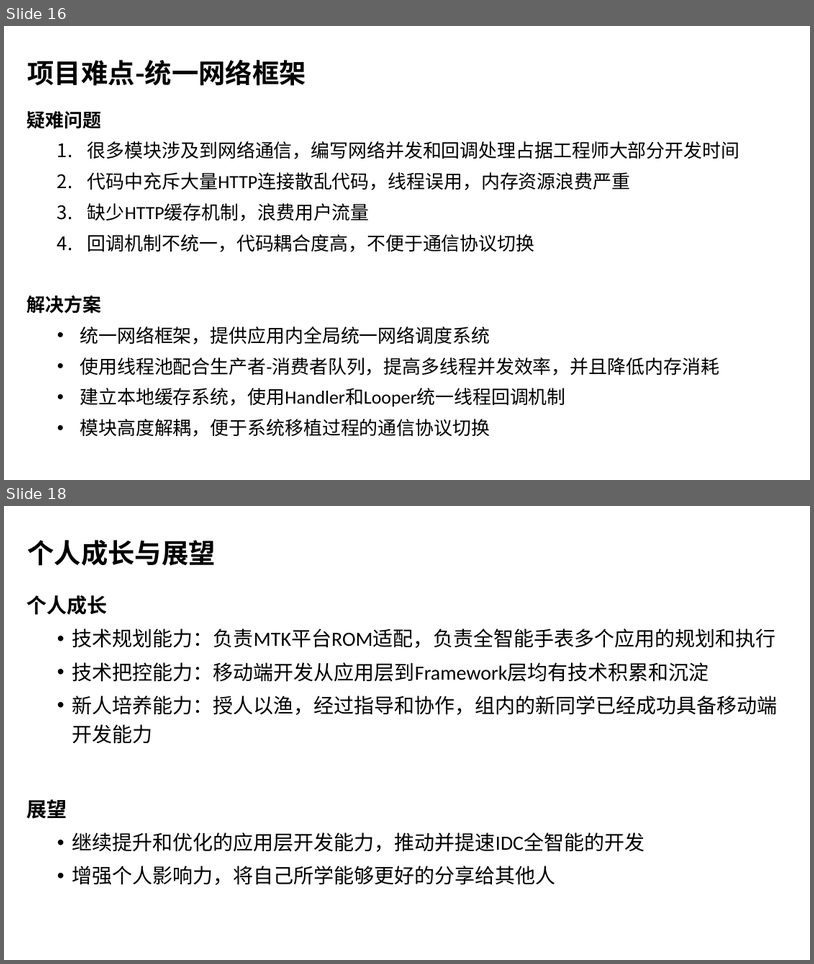
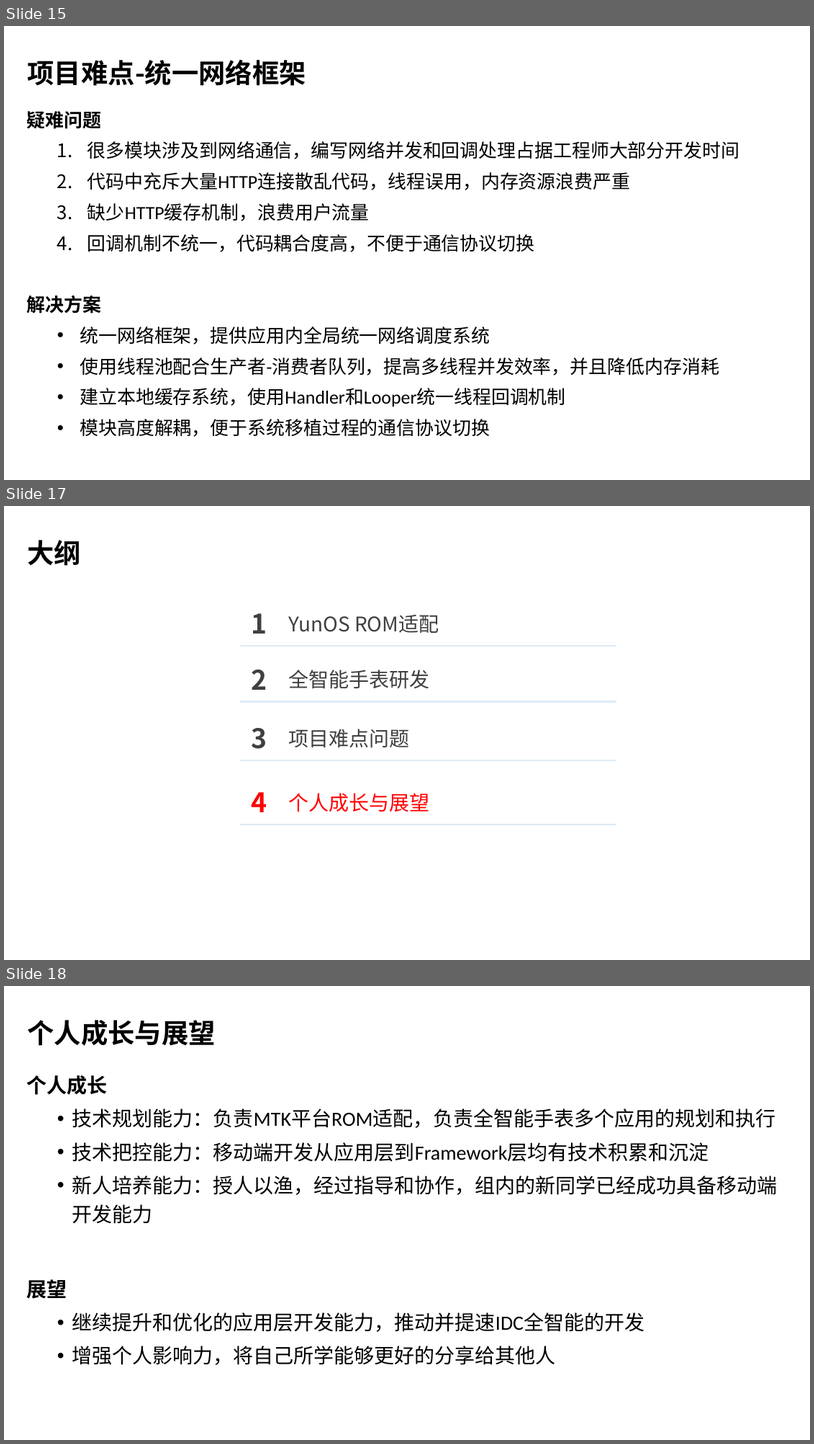
Before and after one commit to wangzhengyi/WangZhengyi, a slide deck: promote/2016阿里晋升述职.pptx. Shown one above the other, each under a label of ours: slides 16 and 18 before the commit, slides 15, 17 and 18 after it; the slides between them are not shown. The pictures are 814x964 and 814x1444 pixels, drawn with LibreOffice and Linux fonts; fonts in the diff are those of the drawing; background and template pictures are left out. Boxes give left, top, right and bottom in pixels: in the first picture for what was removed or moved away, otherwise in the second. Text is boxed around its words. In the diff, an @@ line names an element or a change of style, - is before the commit and + after.

```diff
--- a/promote/2016阿里晋升述职.pptx
+++ b/promote/2016阿里晋升述职.pptx
@@ slide 17 added at [4,506,810,960], background #FFFFFF @@
@@ title added at [28,540,82,566], 32 pt, text #000000, bold @@
+大纲
@@ text added at [251,613,267,633], 32 pt, text #404040, bold @@
+1
@@ text added at [289,614,439,633], 24 pt, text #404040 @@
+YunOS ROM适配
@@ line added from (241, 646) to (617, 646), #DEEBF7 2.25 pt @@
@@ text added at [251,669,267,690], 32 pt, text #404040, bold @@
+2
@@ text added at [289,669,430,689], 24 pt, text #404040 @@
+全智能手表研发
@@ line added from (241, 701) to (617, 701), #DEEBF7 2.25 pt @@
@@ text added at [251,728,267,749], 32 pt, text #404040, bold @@
+3
@@ text added at [289,728,410,748], 24 pt, text #404040 @@
+项目难点问题
@@ line added from (241, 760) to (617, 760), #DEEBF7 2.25 pt @@
@@ text added at [251,792,267,812], 32 pt, text #FF0000, bold @@
+4
@@ text added at [289,793,430,812], 24 pt, text #FF0000 @@
+个人成长与展望
@@ line added from (241, 824) to (617, 824), #DEEBF7 2.25 pt @@
@@ what was slide 16 is now slide 15 @@
```
Also in this commit, not shown: 3 slides changed, 1 slide removed, 1 other file.
